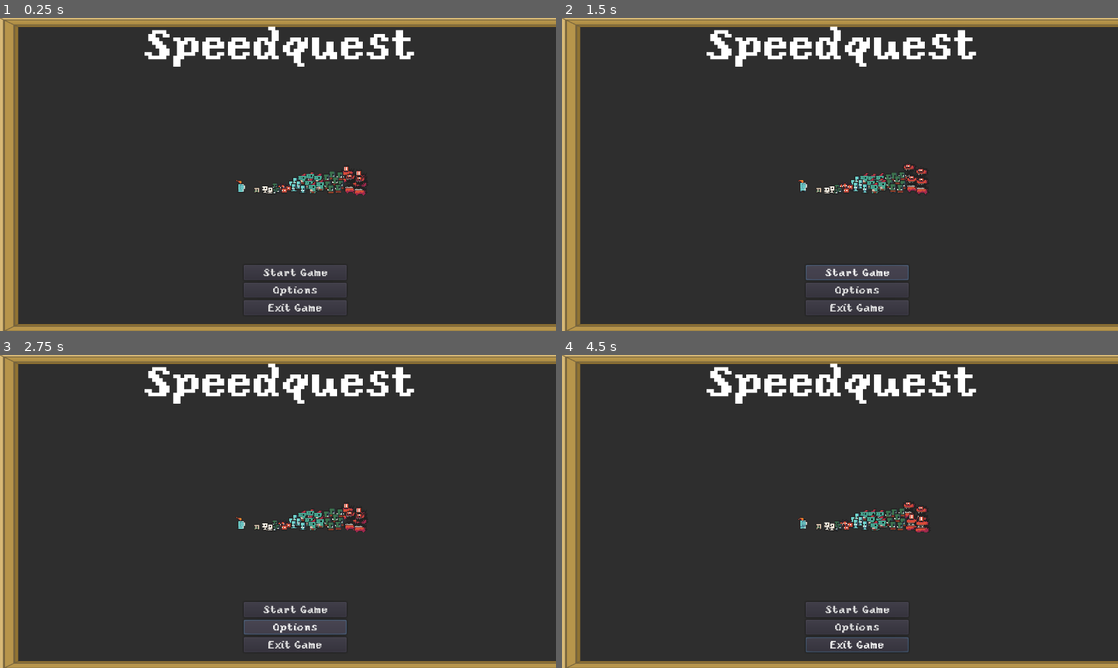
Above: before the commit, frames 1-4 (two rows, left to right).
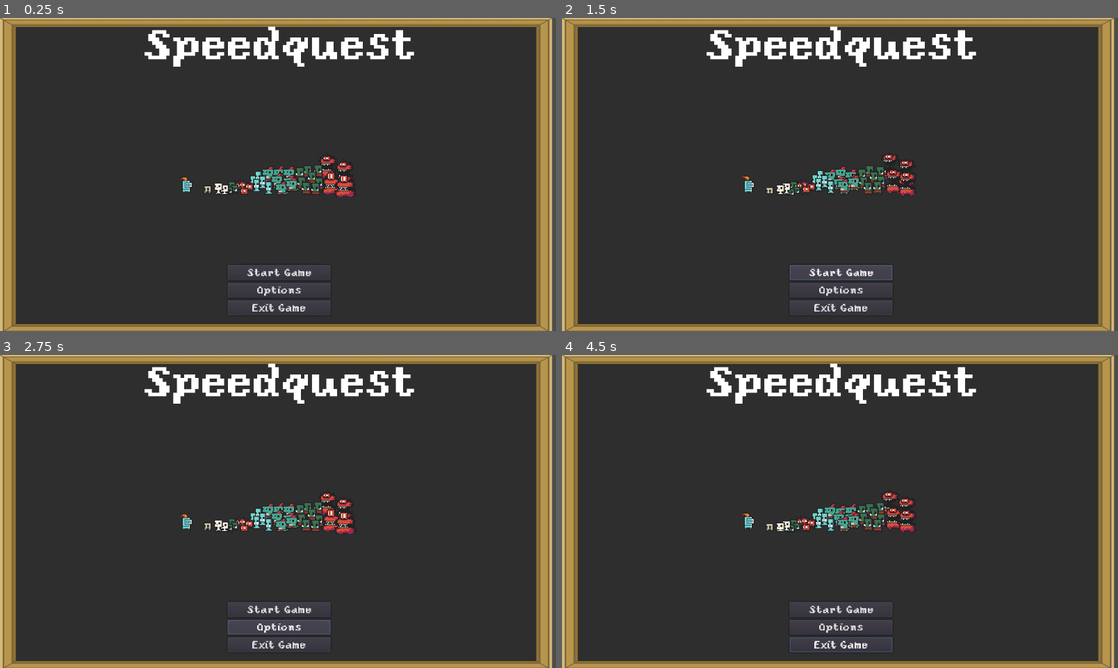
Above: after the commit, the same moments.

Repository: CaptainJiggles11/SpeedQuest
Game: Godot game, scene res://scenes/Start Screen.tscn
Two runs of this game, one before a commit and one after it. Both use one fixed random seed, a clock stepped at 60 frames per second and the inputs below. This scene is started directly instead of the project's main scene. Sound files missing from this copy of the repository are replaced by a short silence.
Inputs (mouse positions are in pixels of both pictures, inside the frame that each line leads up to):
- Up to frame 1 (0.25 s): no input
- Up to frame 2 (1.5 s): click "Start Game" at 0.5 s; click "Start Game" at 1.25 s
- Up to frame 3 (2.75 s): click "Options" at 2 s
- Up to frame 4 (4.5 s): move the mouse to (962, 495) at 2.77 s; hold Right (ui_right) 2.78-3.53 s; click (962, 495) at 2.85 s; move the mouse to (728, 527) at 3.52 s; hold Down (ui_down) 3.53-4.28 s; tap Shift (roll) at 3.6 s; move the mouse to (895, 442) at 4.27 s; hold Right (ui_right) from 4.28 s (still down); click (895, 442) at 4.35 s

The runs differ from the first frame. In frame 1, 7.2% of the frame differs, in the area x 0-100%, y 0-100%; in frame 2, 7.3%; in frame 3, 7.4%; in frame 4, 7.2%.
Error in both runs: Invalid get index 'x' (on base: 'Nil'). (res://scripts/Enemy.gd:66)

Commit message:
Minor Options and Start Screen changes

Diff:
--- a/scenes/Options.tscn
+++ b/scenes/Options.tscn
@@ -9,21 +9,25 @@
 [sub_resource type="DynamicFont" id=2]
 font_data = ExtResource( 1 )
 
+[sub_resource type="DynamicFont" id=3]
+font_data = ExtResource( 1 )
+
 [node name="Options" type="CanvasLayer"]
 
 [node name="Background" type="TextureRect" parent="."]
 margin_right = 1050.0
 margin_bottom = 1050.0
-rect_scale = Vector2( 0.61, 0.35 )
+rect_scale = Vector2( 1.21, 0.69 )
 texture = ExtResource( 2 )
 
 [node name="VBoxContainer" type="VBoxContainer" parent="."]
 anchor_top = 0.5
 anchor_bottom = 0.5
-margin_left = 38.0
-margin_top = -62.0
-margin_right = 183.0
-margin_bottom = 62.0
+margin_left = 43.0
+margin_top = -244.0
+margin_right = 188.0
+margin_bottom = -96.0
+rect_scale = Vector2( 2, 2 )
 
 [node name="Music" type="CheckButton" parent="VBoxContainer"]
 margin_right = 145.0
@@ -47,3 +51,12 @@
 margin_top = 108.0
 margin_right = 145.0
 margin_bottom = 124.0
+
+[node name="Back" type="Button" parent="."]
+margin_left = 60.0
+margin_top = 443.0
+margin_right = 205.0
+margin_bottom = 466.0
+rect_scale = Vector2( 1.75, 2 )
+custom_fonts/font = SubResource( 3 )
+text = "Back"
--- a/scenes/Start Screen.tscn
+++ b/scenes/Start Screen.tscn
@@ -132,7 +132,7 @@
 [node name="Frame" type="TextureRect" parent="."]
 margin_right = 637.0
 margin_bottom = 359.0
-rect_scale = Vector2( 1.4, 0.69 )
+rect_scale = Vector2( 1.21, 0.69 )
 texture = ExtResource( 32 )
 
 [node name="Background" type="TextureRect" parent="."]
@@ -152,9 +152,9 @@
 anchor_top = 1.0
 anchor_right = 0.5
 anchor_bottom = 1.0
-margin_left = -79.0
+margin_left = -116.0
 margin_top = -161.0
-margin_right = 79.0
+margin_right = 42.0
 margin_bottom = -71.0
 rect_scale = Vector2( 1.5, 1.5 )
 alignment = 1
@@ -185,242 +185,250 @@
 anchor_top = 0.5
 anchor_right = 0.5
 anchor_bottom = 0.5
-margin_left = -156.0
-margin_top = -103.5
-margin_right = 156.0
-margin_bottom = 39.5
-rect_scale = Vector2( 1.5, 1.5 )
+margin_left = -305.0
+margin_top = -150.5
+margin_right = 7.0
+margin_bottom = -7.5
+rect_scale = Vector2( 2, 2 )
 custom_styles/panel = SubResource( 5 )
 
 [node name="Knight" type="AnimatedSprite" parent="Panel"]
 position = Vector2( 47, 82.5 )
 frames = SubResource( 6 )
-frame = 1
+frame = 2
 playing = true
 
 [node name="Demon" type="AnimatedSprite" parent="Panel"]
 position = Vector2( 210, 62.5 )
 frames = SubResource( 7 )
-frame = 2
+frame = 3
 playing = true
 flip_h = true
 
 [node name="Demon2" type="AnimatedSprite" parent="Panel"]
 position = Vector2( 229, 69.5 )
 frames = SubResource( 7 )
-frame = 2
+frame = 3
 playing = true
 flip_h = true
 
 [node name="Demon3" type="AnimatedSprite" parent="Panel"]
 position = Vector2( 215, 79.5 )
 frames = SubResource( 7 )
-frame = 1
+frame = 2
 playing = true
 flip_h = true
 
 [node name="Demon4" type="AnimatedSprite" parent="Panel"]
 position = Vector2( 230, 82.5 )
 frames = SubResource( 7 )
-frame = 1
+frame = 2
 playing = true
 flip_h = true
 
 [node name="Orc" type="AnimatedSprite" parent="Panel"]
 position = Vector2( 188, 69.5 )
 frames = SubResource( 8 )
-frame = 3
 playing = true
 flip_h = true
 
 [node name="Orc2" type="AnimatedSprite" parent="Panel"]
 position = Vector2( 179, 72.5 )
 frames = SubResource( 8 )
-frame = 2
+frame = 3
 playing = true
 flip_h = true
 
 [node name="Orc3" type="AnimatedSprite" parent="Panel"]
 position = Vector2( 200, 69.5 )
 frames = SubResource( 8 )
-frame = 2
+frame = 3
 playing = true
 flip_h = true
 
 [node name="Orc4" type="AnimatedSprite" parent="Panel"]
 position = Vector2( 193, 76.5 )
 frames = SubResource( 8 )
-frame = 1
+frame = 2
 playing = true
 flip_h = true
 
 [node name="Orc5" type="AnimatedSprite" parent="Panel"]
 position = Vector2( 181, 82.5 )
 frames = SubResource( 8 )
-frame = 1
+frame = 2
 playing = true
 flip_h = true
 
 [node name="Orc6" type="AnimatedSprite" parent="Panel"]
 position = Vector2( 186, 88.5 )
 frames = SubResource( 8 )
-frame = 1
+frame = 2
 playing = true
 flip_h = true
 
 [node name="Orc7" type="AnimatedSprite" parent="Panel"]
 position = Vector2( 201, 82.5 )
 frames = SubResource( 8 )
+frame = 1
 playing = true
 flip_h = true
 
 [node name="Orc8" type="AnimatedSprite" parent="Panel"]
 position = Vector2( 197, 88.5 )
 frames = SubResource( 8 )
+frame = 1
 playing = true
 flip_h = true
 
 [node name="Lizard" type="AnimatedSprite" parent="Panel"]
 position = Vector2( 154, 69.5 )
 frames = SubResource( 9 )
-frame = 3
 playing = true
 flip_h = true
 
 [node name="Lizard2" type="AnimatedSprite" parent="Panel"]
 position = Vector2( 142, 70.5 )
 frames = SubResource( 9 )
-frame = 2
+frame = 3
 playing = true
 flip_h = true
 
 [node name="Lizard3" type="AnimatedSprite" parent="Panel"]
 position = Vector2( 152, 78.5 )
 frames = SubResource( 9 )
-frame = 2
+frame = 3
 playing = true
 flip_h = true
 
 [node name="Lizard4" type="AnimatedSprite" parent="Panel"]
 position = Vector2( 166, 70.5 )
 frames = SubResource( 9 )
-frame = 2
+frame = 3
 playing = true
 flip_h = true
 
 [node name="Lizard5" type="AnimatedSprite" parent="Panel"]
 position = Vector2( 166, 79.5 )
 frames = SubResource( 9 )
-frame = 1
+frame = 2
 playing = true
 flip_h = true
 
 [node name="lizard6" type="AnimatedSprite" parent="Panel"]
 position = Vector2( 157, 84.5 )
 frames = SubResource( 9 )
+frame = 1
 playing = true
 flip_h = true
 
 [node name="lizard7" type="AnimatedSprite" parent="Panel"]
 position = Vector2( 169, 80.5 )
 frames = SubResource( 9 )
+frame = 1
 playing = true
 flip_h = true
 
 [node name="Zombie" type="AnimatedSprite" parent="Panel"]
 position = Vector2( 124, 83 )
 frames = SubResource( 10 )
+frame = 1
 playing = true
 flip_h = true
 
 [node name="Zombie2" type="AnimatedSprite" parent="Panel"]
 position = Vector2( 130, 78 )
 frames = SubResource( 10 )
+frame = 1
 playing = true
 flip_h = true
 
 [node name="Zombie3" type="AnimatedSprite" parent="Panel"]
 position = Vector2( 128, 87 )
 frames = SubResource( 10 )
+frame = 1
 playing = true
 flip_h = true
 
 [node name="Zombie4" type="AnimatedSprite" parent="Panel"]
 position = Vector2( 135, 83.5 )
 frames = SubResource( 10 )
+frame = 1
 playing = true
 flip_h = true
 
 [node name="Zombie5" type="AnimatedSprite" parent="Panel"]
 position = Vector2( 142, 90 )
 frames = SubResource( 10 )
+frame = 1
 playing = true
 flip_h = true
 
 [node name="Imp" type="AnimatedSprite" parent="Panel"]
 position = Vector2( 108, 85 )
 frames = SubResource( 11 )
-frame = 1
+frame = 2
 playing = true
 flip_h = true
 
 [node name="Imp2" type="AnimatedSprite" parent="Panel"]
 position = Vector2( 113, 84 )
 frames = SubResource( 11 )
-frame = 1
+frame = 2
 playing = true
 flip_h = true
 
 [node name="Imp3" type="AnimatedSprite" parent="Panel"]
 position = Vector2( 120, 86 )
 frames = SubResource( 11 )
-frame = 1
+frame = 2
 playing = true
 flip_h = true
 
 [node name="Imp4" type="AnimatedSprite" parent="Panel"]
 position = Vector2( 114, 90 )
 frames = SubResource( 11 )
+frame = 1
 playing = true
 flip_h = true
 
 [node name="Goblin" type="AnimatedSprite" parent="Panel"]
 position = Vector2( 100, 84 )
 frames = SubResource( 12 )
-frame = 3
 playing = true
 flip_h = true
 
 [node name="Goblin2" type="AnimatedSprite" parent="Panel"]
 position = Vector2( 103, 89 )
 frames = SubResource( 12 )
-frame = 2
+frame = 3
 playing = true
 flip_h = true
 
 [node name="Goblin3" type="AnimatedSprite" parent="Panel"]
 position = Vector2( 97, 91 )
 frames = SubResource( 12 )
-frame = 2
+frame = 3
 playing = true
 flip_h = true
 
 [node name="Skeleton" type="AnimatedSprite" parent="Panel"]
 position = Vector2( 91, 90.5 )
 frames = SubResource( 13 )
+frame = 1
 playing = true
 flip_h = true
 
 [node name="Skeleton2" type="AnimatedSprite" parent="Panel"]
 position = Vector2( 84, 90.5 )
 frames = SubResource( 13 )
-frame = 2
+frame = 3
 playing = true
 flip_h = true
 
 [node name="Tzombie" type="AnimatedSprite" parent="Panel"]
 position = Vector2( 72, 89.5 )
 frames = SubResource( 14 )
-frame = 2
-playing = true
-flip_h = true
+frame = 3
+playing = true
+flip_h = true
Not shown: 1 places in scenes/Options.tscn that only renumber resources
